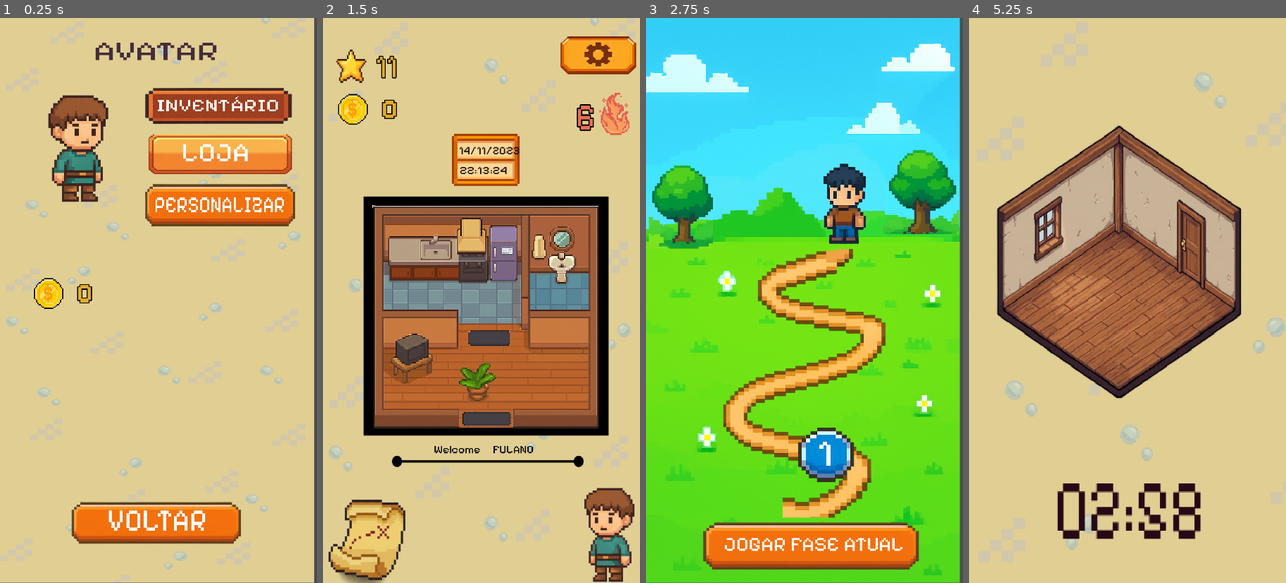
Above: before the commit, frames 1-4 (left to right).
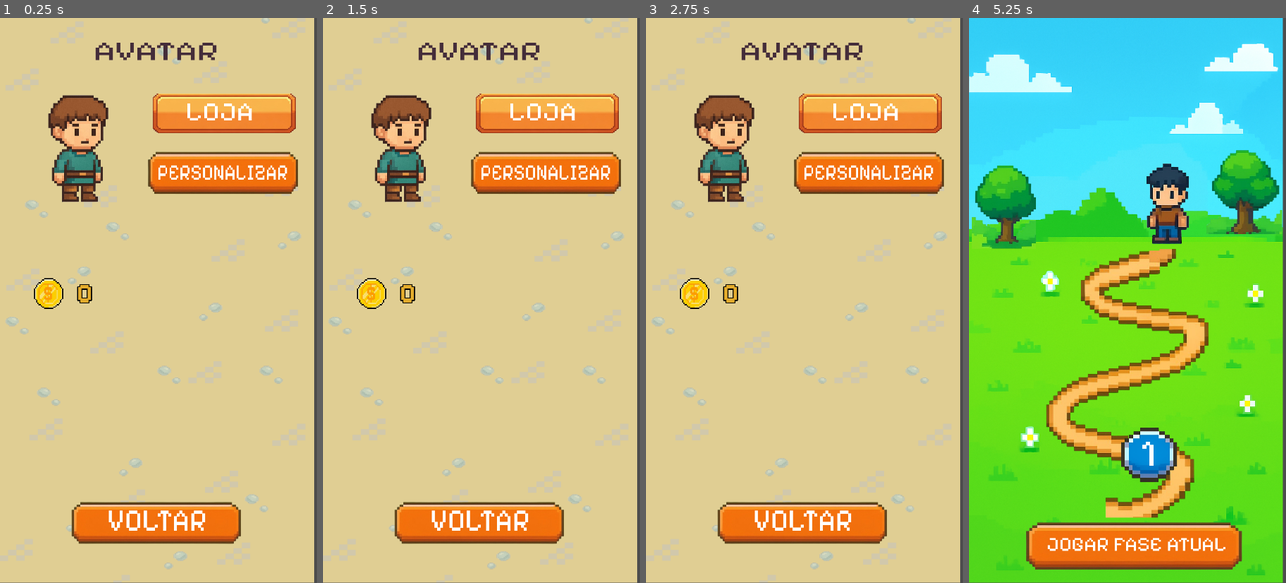
Above: after the commit, the same moments.

Repository: Guga-tab/a-lista-nao-acaba
Game: Godot game, scene res://scenes/user.tscn
Two runs of this game, one before a commit and one after it. Both use one fixed random seed, a clock stepped at 60 frames per second and the inputs below. This scene is started directly instead of the project's main scene. Sound files missing from this copy of the repository are replaced by a short silence.
Inputs (mouse positions are in pixels of both pictures, inside the frame that each line leads up to):
- Up to frame 1 (0.25 s): no input
- Up to frame 2 (1.5 s): click (538, 108) at 0.5 s, where only the run before the commit has a clickable "INVENTÁRIO"; click "VOLTAR" at 1.25 s
- Up to frame 3 (2.75 s): click (687, 537) at 2.02 s
- Up to frame 4 (5.25 s): click (1187, 170) at 2.75 s, where only the run after the commit has a clickable "PERSONALIZAR"; click (1121, 543) at 3.5 s, where only the run after the commit has a clickable "VOLTAR"; click (1121, 520) at 4.25 s, where only the run after the commit has a clickable "VOLTAR"; click (1010, 537) at 5.02 s

The runs differ from the first frame. In frame 1, 11% of the frame differs, in the area x 45-94%, y 12-37%; in frame 2, 57%; in frame 3, 99%; in frame 4, 100%, in the area x 0-100%, y 0-100%.

Commit message:
feat: adicionada tela de inventário

Diff:
--- /dev/null
+++ b/scenes/inventory.tscn
@@ -0,0 +1,60 @@
+[gd_scene format=3 uid="uid://crvkjae326ut3"]
+
+[ext_resource type="Texture2D" uid="uid://c1ilp1ixxljhr" path="res://assets/backgrounds/bg_default.png" id="1_qw0r6"]
+[ext_resource type="Script" uid="uid://dv2x6ixple607" path="res://scripts/inventory_screen.gd" id="1_ty45s"]
+[ext_resource type="Texture2D" uid="uid://ddooiwajscneg" path="res://assets/buttons/play_mission_button.png" id="2_hj2ta"]
+
+[sub_resource type="LabelSettings" id="LabelSettings_ty45s"]
+font_size = 162
+
+[node name="Inventory" type="Control" unique_id=1273420522]
+layout_mode = 3
+anchors_preset = 0
+script = ExtResource("1_ty45s")
+
+[node name="TextureRect" type="TextureRect" parent="." unique_id=119533042]
+layout_mode = 0
+offset_right = 40.0
+offset_bottom = 40.0
+texture = ExtResource("1_qw0r6")
+
+[node name="TabContainer" type="TabContainer" parent="TextureRect" unique_id=280409731]
+layout_mode = 0
+offset_left = 179.0
+offset_top = 209.0
+offset_right = 885.0
+offset_bottom = 1604.0
+theme_override_font_sizes/font_size = 48
+current_tab = 0
+
+[node name="Decorações" type="TabBar" parent="TextureRect/TabContainer" unique_id=1051703603]
+layout_mode = 2
+theme_override_font_sizes/font_size = 72
+metadata/_tab_index = 0
+
+[node name="Cosméticos" type="TabBar" parent="TextureRect/TabContainer" unique_id=1429977921]
+visible = false
+layout_mode = 2
+theme_override_font_sizes/font_size = 72
+metadata/_tab_index = 1
+
+[node name="Button" type="Button" parent="TextureRect" unique_id=1001858606]
+layout_mode = 0
+offset_left = 127.99999
+offset_top = 1682.0
+offset_right = 1129.0
+offset_bottom = 1941.0
+scale = Vector2(0.7891842, 0.7494367)
+icon = ExtResource("2_hj2ta")
+flat = true
+
+[node name="Label" type="Label" parent="TextureRect/Button" unique_id=1854049831]
+layout_mode = 0
+offset_left = 229.0
+offset_top = 21.0
+offset_right = 800.0
+offset_bottom = 226.0
+text = "VOLTAR"
+label_settings = SubResource("LabelSettings_ty45s")
+
+[connection signal="pressed" from="TextureRect/Button" to="." method="_on_button_pressed"]
--- a/scenes/user.tscn
+++ b/scenes/user.tscn
@@ -2,14 +2,10 @@
 
 [ext_resource type="Texture2D" uid="uid://c1ilp1ixxljhr" path="res://assets/backgrounds/bg_default.png" id="1_3uhnw"]
 [ext_resource type="Script" uid="uid://b6mx2eysepopw" path="res://scripts/user_screen.gd" id="1_tryab"]
-[ext_resource type="Texture2D" uid="uid://dkhjuq51jx3jv" path="res://assets/buttons/inventory_button.png" id="2_s8n3g"]
 [ext_resource type="Texture2D" uid="uid://sgangyh26dly" path="res://assets/buttons/default_button.png" id="3_dekx4"]
 [ext_resource type="Texture2D" uid="uid://ddooiwajscneg" path="res://assets/buttons/play_mission_button.png" id="4_tryab"]
 [ext_resource type="PackedScene" uid="uid://batf4mdu3hhrd" path="res://scenes/coin.tscn" id="5_dekx4"]
 [ext_resource type="Texture2D" uid="uid://c3q5i7f76onr7" path="res://assets/icons/character_right.png" id="5_om7f1"]
-
-[sub_resource type="LabelSettings" id="LabelSettings_8mxbg"]
-font_size = 216
 
 [sub_resource type="LabelSettings" id="LabelSettings_wwv4j"]
 font_size = 216
@@ -36,31 +32,12 @@
 scale = Vector2(0.990794, 0.6984585)
 texture = ExtResource("1_3uhnw")
 
-[node name="Inv" type="Button" parent="TextureRect" unique_id=20698481]
-layout_mode = 0
-offset_left = 446.10687
-offset_top = 306.38892
-offset_right = 2088.107
-offset_bottom = 924.3889
-scale = Vector2(0.35873908, 0.3901533)
-icon = ExtResource("2_s8n3g")
-flat = true
-
-[node name="Label" type="Label" parent="TextureRect/Inv" unique_id=1354764620]
-layout_mode = 0
-offset_left = 253.20976
-offset_top = 176.1432
-offset_right = 1434.2097
-offset_bottom = 436.1432
-text = "INVENTÁRIO"
-label_settings = SubResource("LabelSettings_8mxbg")
-
 [node name="Shop" type="Button" parent="TextureRect" unique_id=1134973158]
 layout_mode = 0
-offset_left = 508.68292
-offset_top = 562.6677
-offset_right = 1584.6829
-offset_bottom = 897.6677
+offset_left = 522.813
+offset_top = 365.08975
+offset_right = 1598.813
+offset_bottom = 700.0897
 scale = Vector2(0.461469, 0.5925119)
 icon = ExtResource("3_dekx4")
 flat = true
@@ -76,10 +53,10 @@
 
 [node name="Skin" type="Button" parent="TextureRect" unique_id=1776131656]
 layout_mode = 0
-offset_left = 463.26483
-offset_top = 786.0165
-offset_right = 1464.2649
-offset_bottom = 1045.0165
+offset_left = 473.35773
+offset_top = 628.527
+offset_right = 1474.3579
+offset_bottom = 887.527
 scale = Vector2(0.566314, 0.9573106)
 icon = ExtResource("4_tryab")
 flat = true
@@ -134,4 +111,5 @@
 offset_bottom = 1233.5952
 
 [connection signal="pressed" from="TextureRect/Shop" to="." method="_on_shop_pressed"]
+[connection signal="pressed" from="TextureRect/Skin" to="." method="_on_skin_pressed"]
 [connection signal="pressed" from="TextureRect/Button" to="." method="_on_button_pressed"]
--- /dev/null
+++ b/scripts/inventory_screen.gd
@@ -0,0 +1,5 @@
+extends Control
+
+
+func _on_button_pressed() -> void:
+	get_tree().change_scene_to_file("res://scenes/user.tscn")
--- a/scripts/user_screen.gd
+++ b/scripts/user_screen.gd
@@ -6,3 +6,7 @@
 
 func _on_shop_pressed() -> void:
 	get_tree().change_scene_to_file("res://scenes/store.tscn")
+
+
+func _on_skin_pressed() -> void:
+	get_tree().change_scene_to_file("res://scenes/inventory.tscn")
Not shown, added: scripts/inventory_screen.gd.uid
